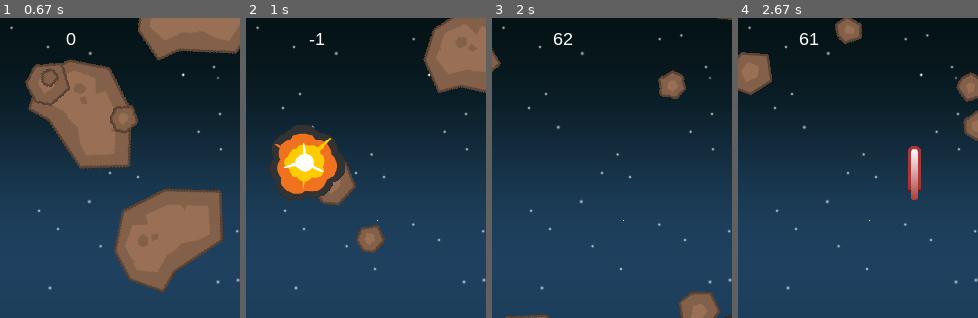
Above: before the commit, frames 1-4 (left to right).
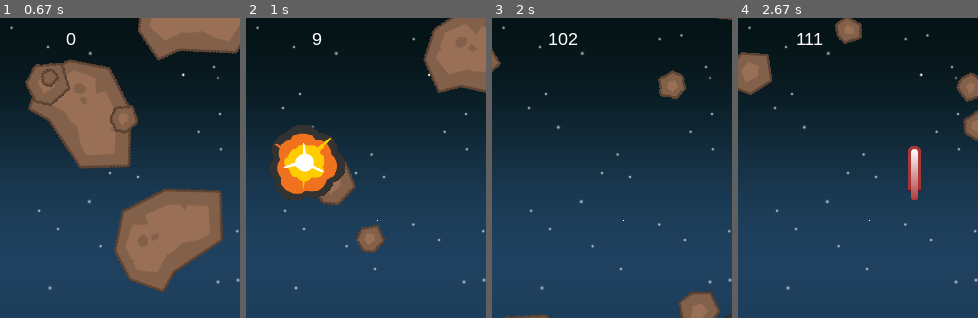
Above: after the commit, the same moments.

Repository: Flame753/games
Game: pygame game, started from Shmup/shmup.py
Two runs of this game, one before a commit and one after it. Both use one fixed random seed, a clock stepped at 60 frames per second and the inputs below.
Inputs:
- Up to frame 1 (0.67 s): tap Space at 0.33 s
- Up to frame 2 (1 s): hold Right from 0.67 s (still down); tap Space at 0.73 s
- Up to frame 3 (2 s): tap Space at 1.03, 1.23, 1.53, 1.73 s; release Right at 1.13 s; hold Right 1.17-1.63 s; hold Left from 1.67 s (still down)
- Up to frame 4 (2.67 s): tap Space at 2.03, 2.3, 2.6 s; release Left at 2.2 s; hold Left 2.23-2.63 s
The pictures show only the part of the screen within x 35-85%, y 0-50%; the shares and areas given below are measured in that part.

Frame 1 is identical in both runs. In frame 2, 0.1% of the frame differs, in the area x 26-33%, y 5-9%; in frame 3, 0.3%, in the area x 23-36%, y 5-9%; in frame 4, 0.3%.

Commit message:
fix negative score

Diff:
--- a/Shmup/shmup.py
+++ b/Shmup/shmup.py
@@ -236,7 +236,7 @@
     # check to see if a bullet hit a mob
     hits = pygame.sprite.groupcollide(mobs, bullets, True, True)
     for hit in hits:
-        score += 50 - hit.radius
+        score += 60 - hit.radius
         random.choice(expl_sounds).play()
         expl = Explosion(hit.rect.center, 'lg')
         all_sprites.add(expl)
